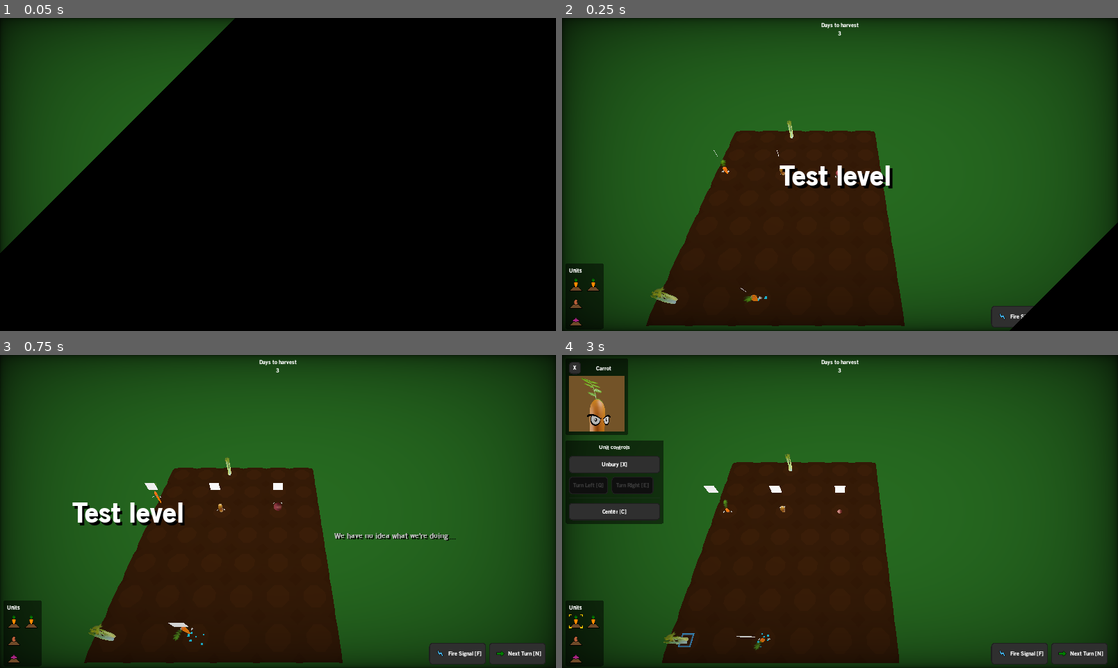
Above: before the commit, frames 1-4 (two rows, left to right).
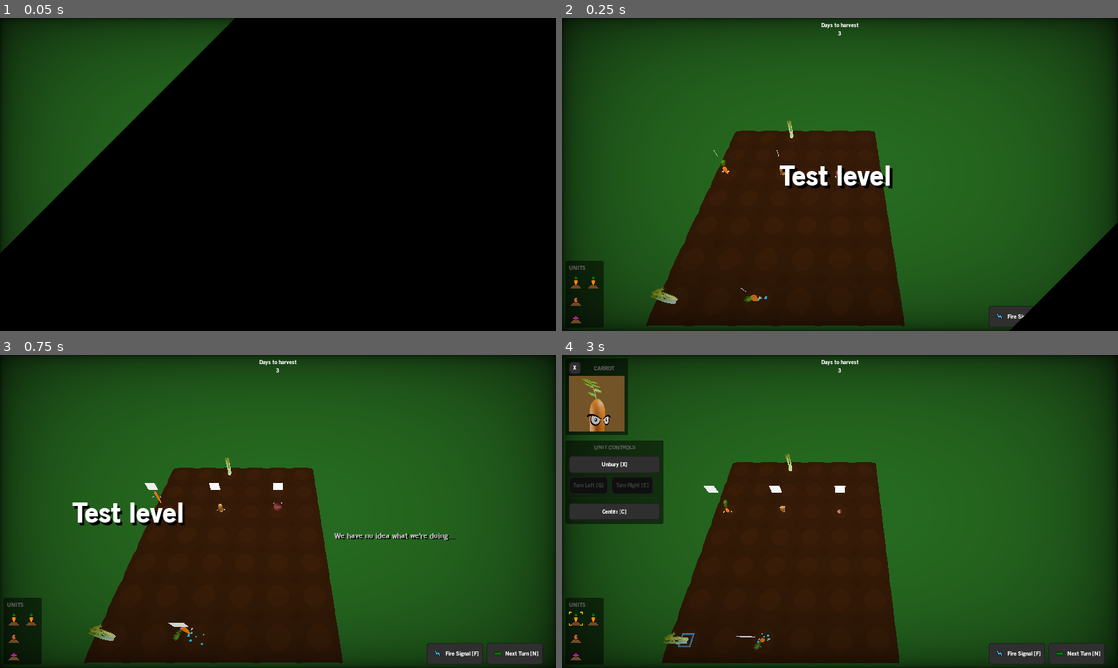
Above: after the commit, the same moments.

Repository: wingedadventurer/gwj-xii
Game: Godot game, scene res://scenes/levels/level_test.tscn
The game is run twice, just before and just after one commit, with the same random seed, the same clock (stepped at 60 frames per second) and the same inputs.
Inputs (mouse positions are in pixels of both pictures, inside the frame that each line leads up to):
- Up to frame 1 (0.05 s): no input
- Up to frame 2 (0.25 s): no input
- Up to frame 3 (0.75 s): click "Next Turn [N]" at 0.5 s
- Up to frame 4 (3 s): click "Next Turn [N]" at 1.25 s; click "Fire Signal [F]" at 2 s; click (573, 621) at 2.77 s

Frame 1 is identical in both runs. In frame 2, 0.3% of the frame differs, in the area x 0-84%, y 77-99%; in frame 3, 0.5%; in frame 4, 0.7%, in the area x 0-98%, y 3-99%.

Commit message:
Capitalize panel names

Diff:
--- /dev/null
+++ b/godot-project/fonts/unit_name.tres
@@ -0,0 +1,7 @@
+[gd_resource type="DynamicFont" load_steps=2 format=2]
+
+[ext_resource path="res://fonts/old_sans_black.ttf" type="DynamicFontData" id=1]
+
+[resource]
+size = 20
+font_data = ExtResource( 1 )
--- a/godot-project/project.godot
+++ b/godot-project/project.godot
@@ -162,6 +162,11 @@
 "events": [ Object(InputEventKey,"resource_local_to_scene":false,"resource_name":"","device":0,"alt":false,"shift":false,"control":false,"meta":false,"command":false,"pressed":false,"scancode":67,"unicode":0,"echo":false,"script":null)
  ]
 }
+shortcut_back={
+"deadzone": 0.5,
+"events": [ Object(InputEventKey,"resource_local_to_scene":false,"resource_name":"","device":0,"alt":false,"shift":false,"control":false,"meta":false,"command":false,"pressed":false,"scancode":16777217,"unicode":0,"echo":false,"script":null)
+ ]
+}
 
 [layer_names]
 
--- a/godot-project/scenes/ui/static_ui.tscn
+++ b/godot-project/scenes/ui/static_ui.tscn
@@ -32,18 +32,19 @@
 }
 
 [node name="hb" type="HBoxContainer" parent="."]
+editor/display_folded = true
 anchor_left = 1.0
 anchor_top = 1.0
 anchor_right = 1.0
 anchor_bottom = 1.0
-margin_left = -292.0
+margin_left = -298.0
 margin_top = -58.0
 margin_right = -8.0
 margin_bottom = -8.0
 custom_constants/separation = 8
 
 [node name="button_fire_signal" parent="hb" instance=ExtResource( 3 )]
-margin_right = 138.0
+margin_right = 143.0
 margin_bottom = 50.0
 rect_min_size = Vector2( 0, 40 )
 shortcut = SubResource( 2 )
@@ -51,8 +52,8 @@
 icon = ExtResource( 4 )
 
 [node name="button_next_turn" parent="hb" instance=ExtResource( 3 )]
-margin_left = 146.0
-margin_right = 284.0
+margin_left = 151.0
+margin_right = 290.0
 margin_bottom = 50.0
 rect_min_size = Vector2( 0, 40 )
 shortcut = SubResource( 4 )
@@ -60,6 +61,7 @@
 icon = ExtResource( 5 )
 
 [node name="unit_icons" parent="." instance=ExtResource( 6 )]
+margin_right = 57.0
 
 [node name="win_popup" type="Control" parent="."]
 visible = false
--- a/godot-project/scenes/ui/unit_icons.tscn
+++ b/godot-project/scenes/ui/unit_icons.tscn
@@ -1,48 +1,49 @@
-[gd_scene load_steps=2 format=2]
+[gd_scene load_steps=3 format=2]
 
-[ext_resource path="res://scripts/ui/unit_icons.gd" type="Script" id=1]
+[ext_resource path="res://themes/main_theme.tres" type="Theme" id=1]
+[ext_resource path="res://scripts/ui/unit_icons.gd" type="Script" id=2]
 
 [node name="unit_icons" type="PanelContainer"]
 anchor_top = 1.0
 anchor_bottom = 1.0
 margin_left = 8.0
-margin_top = -156.0
-margin_right = 56.0
+margin_top = -161.0
+margin_right = 66.0
 margin_bottom = -8.0
-script = ExtResource( 1 )
-__meta__ = {
-"_edit_lock_": true
-}
+theme = ExtResource( 1 )
+script = ExtResource( 2 )
 
 [node name="vb" type="VBoxContainer" parent="."]
-margin_left = 7.0
-margin_top = 7.0
-margin_right = 41.0
-margin_bottom = 141.0
+margin_left = 8.0
+margin_top = 8.0
+margin_right = 50.0
+margin_bottom = 145.0
 custom_constants/separation = 8
 
 [node name="label" type="Label" parent="vb"]
-margin_right = 34.0
-margin_bottom = 14.0
+modulate = Color( 0.376471, 0.376471, 0.376471, 1 )
+margin_right = 42.0
+margin_bottom = 17.0
 text = "Units"
+uppercase = true
 
 [node name="carrots" type="HBoxContainer" parent="vb"]
-margin_top = 22.0
-margin_right = 34.0
-margin_bottom = 54.0
+margin_top = 25.0
+margin_right = 42.0
+margin_bottom = 57.0
 rect_min_size = Vector2( 32, 32 )
 custom_constants/separation = 8
 
 [node name="potatoes" type="HBoxContainer" parent="vb"]
-margin_top = 62.0
-margin_right = 34.0
-margin_bottom = 94.0
+margin_top = 65.0
+margin_right = 42.0
+margin_bottom = 97.0
 rect_min_size = Vector2( 32, 32 )
 custom_constants/separation = 8
 
 [node name="onions" type="HBoxContainer" parent="vb"]
-margin_top = 102.0
-margin_right = 34.0
-margin_bottom = 134.0
+margin_top = 105.0
+margin_right = 42.0
+margin_bottom = 137.0
 rect_min_size = Vector2( 32, 32 )
 custom_constants/separation = 8
--- a/godot-project/scenes/ui/unit_ui.tscn
+++ b/godot-project/scenes/ui/unit_ui.tscn
@@ -6,32 +6,38 @@
 [ext_resource path="res://textures/unit_profiles/profile_carrot.png" type="Texture" id=4]
 
 [sub_resource type="InputEventAction" id=1]
-action = "shortcut_bury_unbury"
+action = "shortcut_back"
 
 [sub_resource type="ShortCut" id=2]
 shortcut = SubResource( 1 )
 
 [sub_resource type="InputEventAction" id=3]
-action = "shortcut_turn_left"
+action = "shortcut_bury_unbury"
 
 [sub_resource type="ShortCut" id=4]
 shortcut = SubResource( 3 )
 
 [sub_resource type="InputEventAction" id=5]
-action = "shortcut_turn_right"
+action = "shortcut_turn_left"
 
 [sub_resource type="ShortCut" id=6]
 shortcut = SubResource( 5 )
 
 [sub_resource type="InputEventAction" id=7]
-action = "shortcut_center"
+action = "shortcut_turn_right"
 
 [sub_resource type="ShortCut" id=8]
 shortcut = SubResource( 7 )
 
+[sub_resource type="InputEventAction" id=9]
+action = "shortcut_center"
+
+[sub_resource type="ShortCut" id=10]
+shortcut = SubResource( 9 )
+
 [node name="unit_ui" type="Control" groups=[
+"unit_ui",
 "unit_controls",
-"unit_ui",
 ]]
 anchor_right = 1.0
 anchor_bottom = 1.0
@@ -52,7 +58,7 @@
 margin_left = 8.0
 margin_top = 8.0
 margin_right = 136.0
-margin_bottom = 170.0
+margin_bottom = 168.0
 
 [node name="hb" type="HBoxContainer" parent="p/vb"]
 margin_right = 128.0
@@ -62,16 +68,19 @@
 margin_right = 28.0
 margin_bottom = 28.0
 rect_min_size = Vector2( 28, 28 )
+shortcut = SubResource( 2 )
 text = "X"
 
 [node name="unit_name" type="Label" parent="p/vb/hb"]
+modulate = Color( 0.376471, 0.376471, 0.376471, 1 )
 margin_left = 32.0
-margin_top = 7.0
+margin_top = 5.0
 margin_right = 128.0
-margin_bottom = 21.0
+margin_bottom = 22.0
 size_flags_horizontal = 3
 text = "Carrot"
 align = 1
+uppercase = true
 
 [node name="unit_background" type="ColorRect" parent="p/vb"]
 margin_top = 32.0
@@ -99,61 +108,63 @@
 [node name="vb" type="VBoxContainer" parent="p_2"]
 margin_left = 8.0
 margin_top = 8.0
-margin_right = 218.0
-margin_bottom = 182.0
+margin_right = 226.0
+margin_bottom = 185.0
 custom_constants/separation = 12
 
 [node name="label" type="Label" parent="p_2/vb"]
-margin_right = 210.0
-margin_bottom = 14.0
+modulate = Color( 0.376471, 0.376471, 0.376471, 1 )
+margin_right = 218.0
+margin_bottom = 17.0
 text = "Unit controls"
 align = 1
+uppercase = true
 
 [node name="vb" type="VBoxContainer" parent="p_2/vb"]
-margin_top = 26.0
-margin_right = 210.0
-margin_bottom = 174.0
+margin_top = 29.0
+margin_right = 218.0
+margin_bottom = 177.0
 custom_constants/separation = 8
 
 [node name="button_bury_unbury" parent="p_2/vb/vb" instance=ExtResource( 3 )]
-margin_right = 210.0
+margin_right = 218.0
 margin_bottom = 40.0
 rect_min_size = Vector2( 0, 40 )
-shortcut = SubResource( 2 )
+shortcut = SubResource( 4 )
 text = "Bury / Unbury [X]"
 
 [node name="hb" type="HBoxContainer" parent="p_2/vb/vb"]
 margin_top = 48.0
-margin_right = 210.0
+margin_right = 218.0
 margin_bottom = 88.0
 custom_constants/separation = 8
 
 [node name="button_turn_left" parent="p_2/vb/vb/hb" instance=ExtResource( 3 )]
-margin_right = 99.0
+margin_right = 101.0
 margin_bottom = 40.0
 rect_min_size = Vector2( 0, 40 )
-shortcut = SubResource( 4 )
+shortcut = SubResource( 6 )
 text = "Turn Left [Q]"
 
 [node name="button_turn_right" parent="p_2/vb/vb/hb" instance=ExtResource( 3 )]
-margin_left = 107.0
-margin_right = 210.0
+margin_left = 109.0
+margin_right = 218.0
 margin_bottom = 40.0
 rect_min_size = Vector2( 0, 40 )
-shortcut = SubResource( 6 )
+shortcut = SubResource( 8 )
 text = "Turn Right [E]"
 
 [node name="h_separator" type="HSeparator" parent="p_2/vb/vb"]
 margin_top = 96.0
-margin_right = 210.0
+margin_right = 218.0
 margin_bottom = 100.0
 
 [node name="button_center" parent="p_2/vb/vb" instance=ExtResource( 3 )]
 margin_top = 108.0
-margin_right = 210.0
+margin_right = 218.0
 margin_bottom = 148.0
 rect_min_size = Vector2( 0, 40 )
-shortcut = SubResource( 8 )
+shortcut = SubResource( 10 )
 text = "Center [C]"
 [connection signal="pressed" from="p/vb/hb/button_close" to="." method="_on_button_close_pressed"]
 [connection signal="pressed" from="p_2/vb/vb/button_bury_unbury" to="." method="_on_button_bury_unbury_pressed"]
Not shown: 1 places in godot-project/scenes/ui/unit_ui.tscn that only renumber resources
